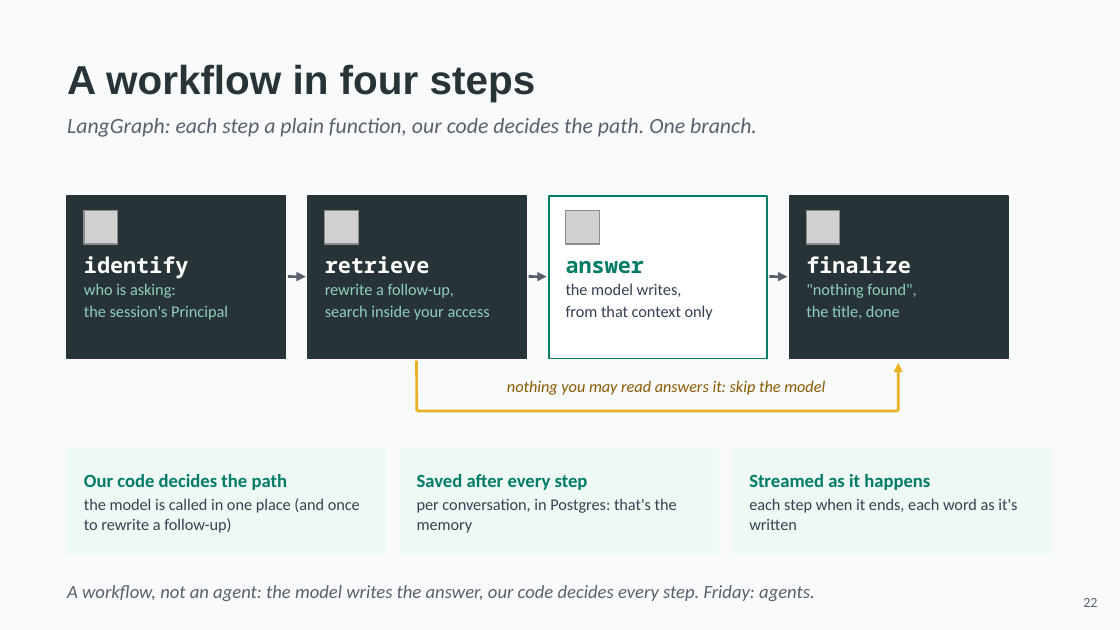
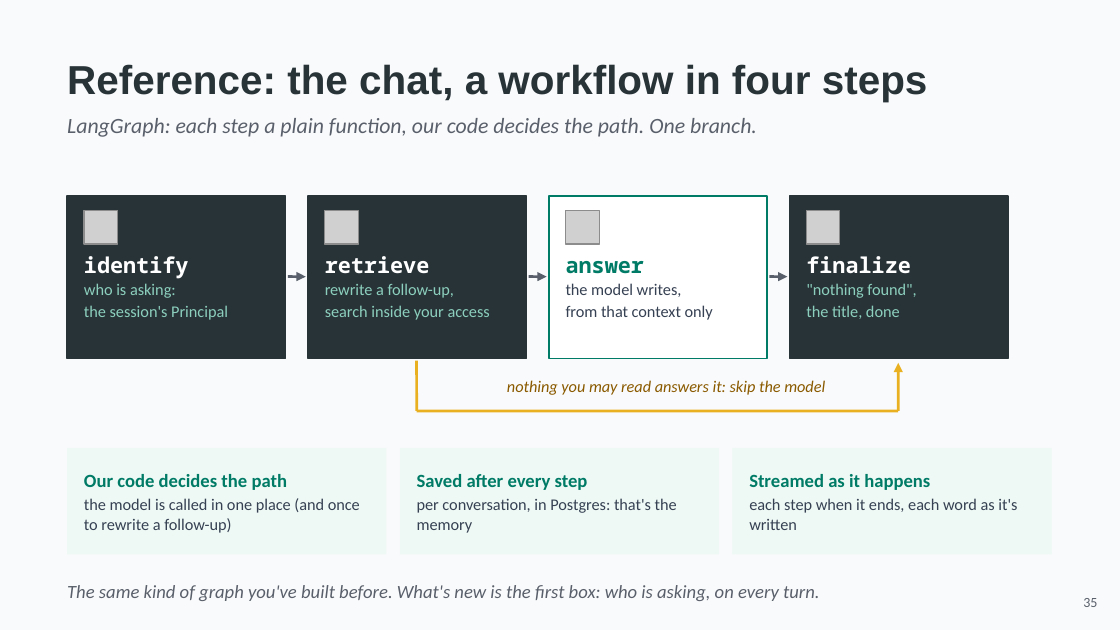
Before and after one commit to hasankanaan26/acme-desk, a slide deck: slide 35 of slides/part2-platform.pptx (slide 22 before the commit). Drawn at 1120x630 pixels with LibreOffice and Linux fonts; fonts in the diff are those of the drawing; grey boxes stand for pictures. Boxes give left, top, right and bottom in pixels: in the first picture for what was removed or moved away, otherwise in the second. Text is boxed around its words. In the diff, an @@ line names an element or a change of style, - is before the commit and + after.

```diff
--- a/slides/part2-platform.pptx
+++ b/slides/part2-platform.pptx
@@ text at bbox=[67, 64, 928, 102]: text changed @@
-A workflow in four steps
+Reference: the chat, a workflow in four steps
@@ text at bbox=[67, 585, 819, 601]: text changed @@
-A workflow, not an agent: the model writes the answer, our code decides every step. Friday: agents.
+The same kind of graph you've built before. What's new is the first box: who is asking, on every turn.
@@ text at bbox=[1083, 598, 1097, 607]: text changed @@
-22
+35
```
Also in this commit, not shown: 18 other slides changed, 21 slides added, 20 slides removed, 9 other files.
